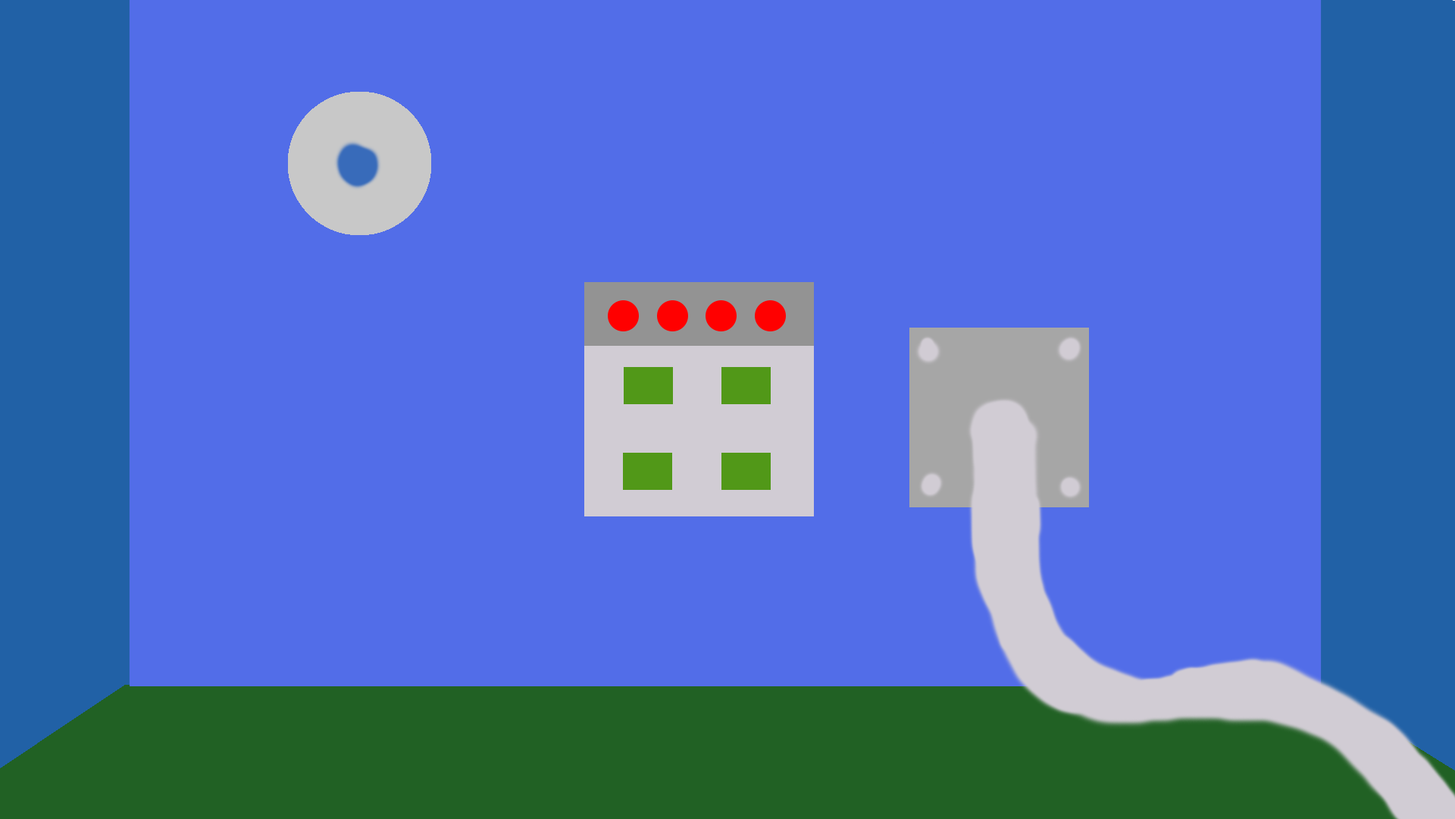
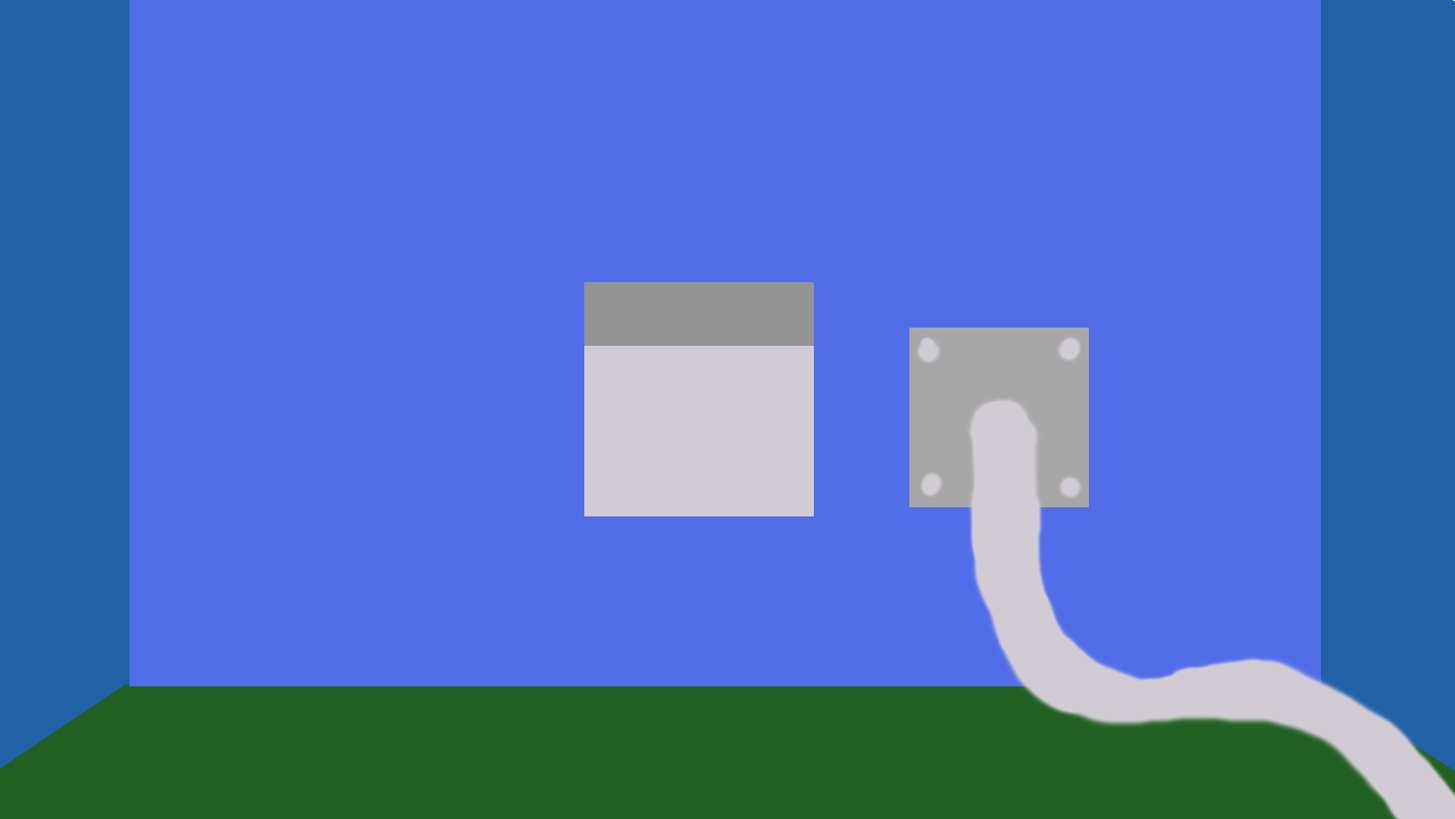
Layers edited between the first and the second 1455px x 819px image:
hid "Shape 3 copy 3" over [721, 366, 771, 405]
renamed "the light on the circular object" to "the light on the circular objec", hid it, painted on it over [333, 138, 383, 192]
hid "Layer 1" over [288, 91, 432, 235]
hid "Shape 3 copy 5" over [721, 452, 771, 490]
hid "Shape 3 copy 4" over [623, 452, 673, 490]
hid "Shape 3" over [623, 366, 674, 405]
hid "Shape 3 copy 2", painted on it over [705, 300, 787, 332]
hid "Shape 3 copy", painted on it over [607, 300, 689, 332]
